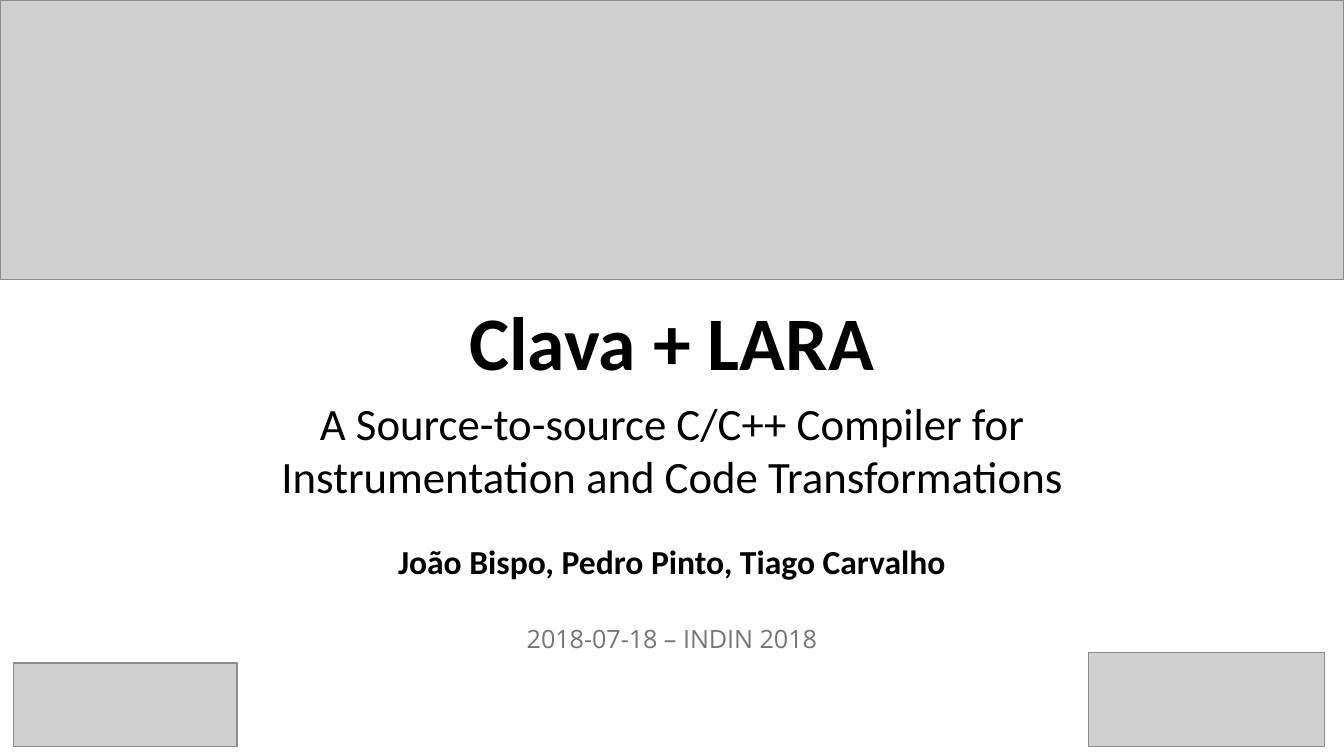
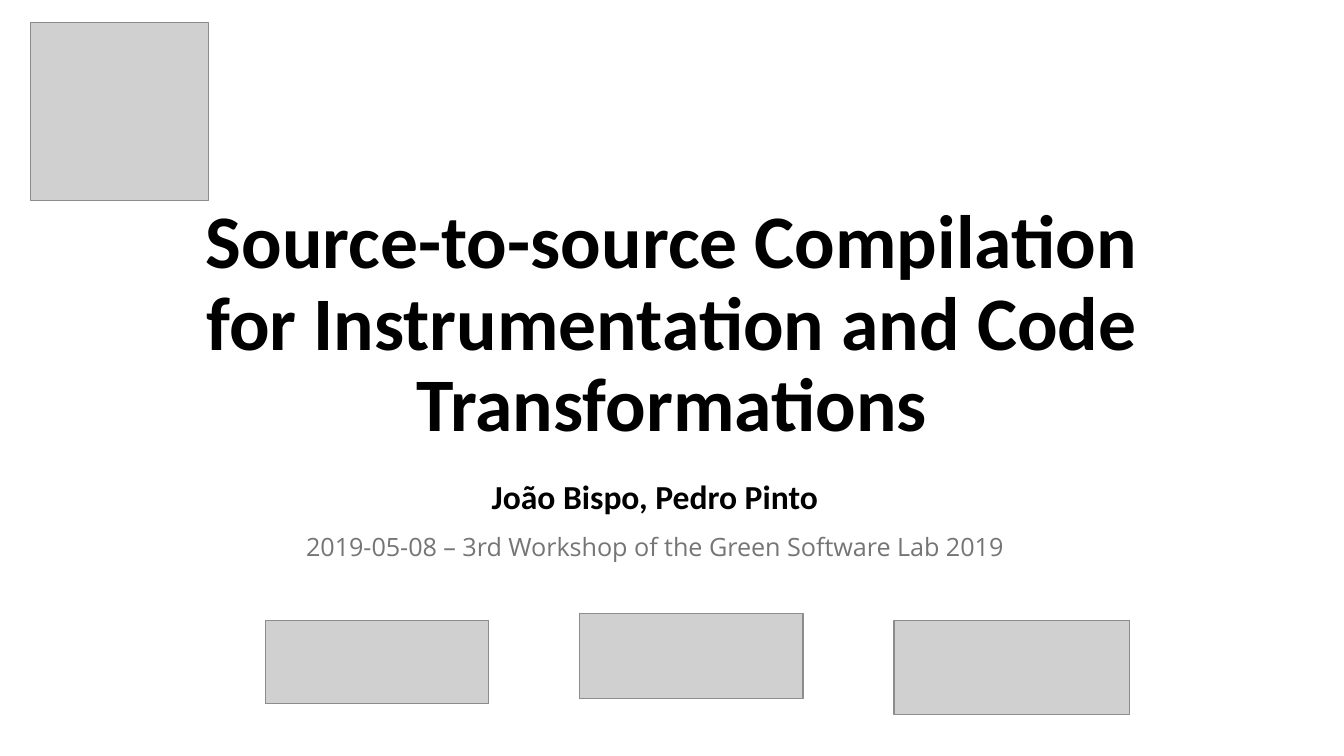
Before and after one commit to specs-feup/specs-lara, a slide deck: slide 1 of 2019-GreenSwLab/Clava-Tutorial.pptx. Drawn at 1344x756 pixels with LibreOffice and Linux fonts; fonts in the diff are those of the drawing; grey boxes stand for pictures. Boxes give left, top, right and bottom in pixels: in the first picture for what was removed or moved away, otherwise in the second. Text is boxed around its words. In the diff, an @@ line names an element or a change of style, - is before the commit and + after.

Commit message:
[2019-GreenSwLab] Updates PowerPoint presentation

```diff
--- a/2019-GreenSwLab/Clava-Tutorial.pptx
+++ b/2019-GreenSwLab/Clava-Tutorial.pptx
@@ picture removed at <box>0,0,1344,280</box> @@
@@ picture added at <box>31,23,208,200</box> @@
@@ title at <box>206,215,1137,432</box>: text changed @@
-Clava + LARA
+Source-to-source Compilation
+for Instrumentation and Code Transformations
@@ text removed at <box>281,409,1062,494</box> @@
-A Source-to-source C/C++ Compiler for Instrumentation and Code Transformations
@@ subtitle at <box>492,485,818,515</box>: text changed @@
-João Bispo, Pedro Pinto, Tiago Carvalho
+João Bispo, Pedro Pinto
@@ text at <box>306,537,1003,562</box>: text changed @@
-2018-07-18 – INDIN 2018
+2019-05-08 – 3rd Workshop of the Green Software Lab 2019
@@ picture: place and size @@
-picture at <box>13,663,237,746</box>
+picture at <box>265,621,488,704</box>
@@ picture added at <box>579,614,802,699</box> @@
@@ picture: place and size @@
-picture at <box>1089,653,1325,747</box>
+picture at <box>894,621,1130,715</box>
```
Also in this commit, not shown: 8 other slides changed, 2 slides added, 1 slide removed, 1 other file.
